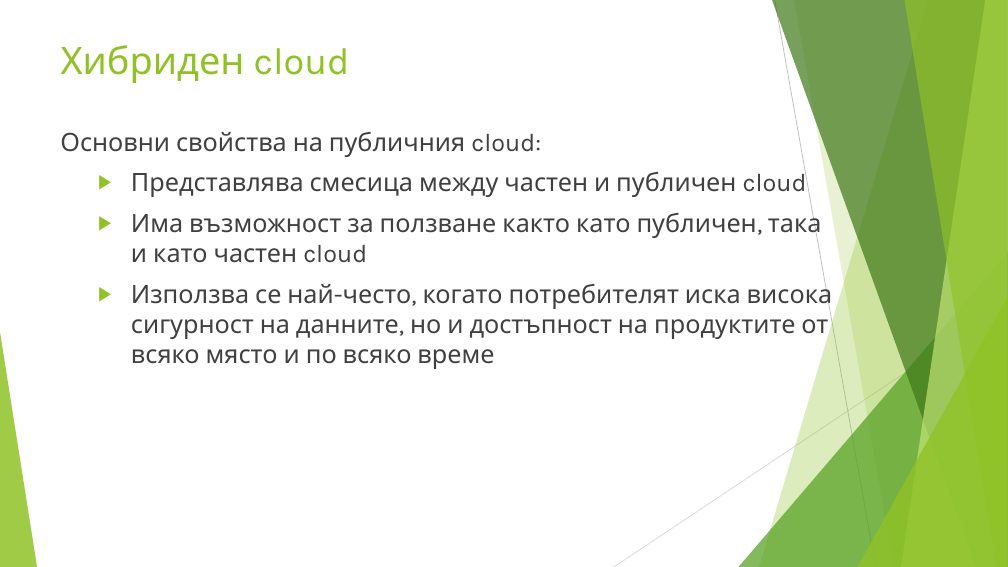
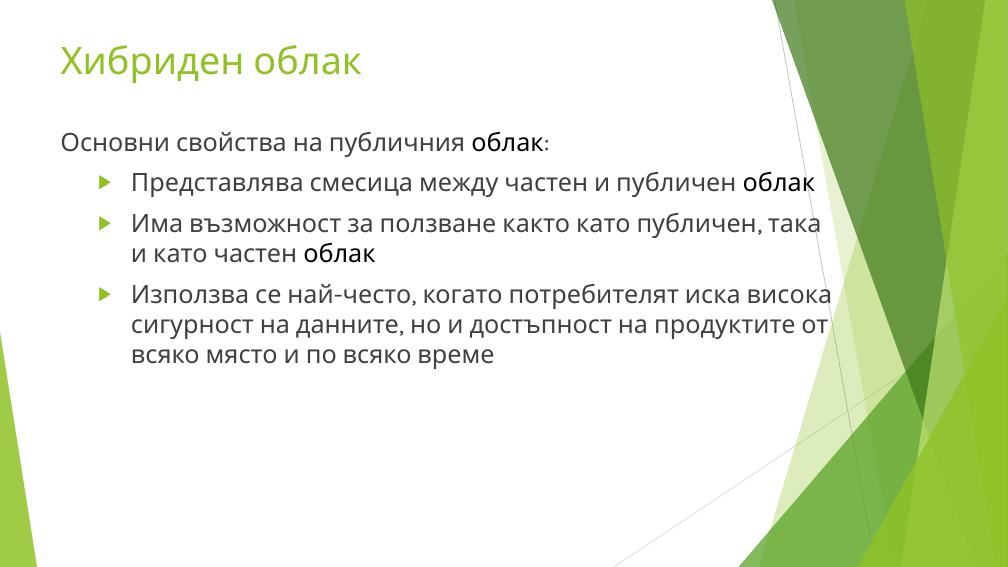
Before and after one commit to enchobelezirev/CloudComputing, a slide deck: slide 20 of CLOUD COMPUTING.pptx. Drawn at 1008x567 pixels with LibreOffice and Linux fonts; fonts in the diff are those of the drawing. Boxes give left, top, right and bottom in pixels: in the first picture for what was removed or moved away, otherwise in the second. Text is boxed around its words. In the diff, an @@ line names an element or a change of style, - is before the commit and + after.

```diff
--- a/CLOUD COMPUTING.pptx
+++ b/CLOUD COMPUTING.pptx
@@ text at <box>61,45,361,83</box>: text changed @@
-Хибриден cloud
+Хибриден облак
@@ text at <box>60,131,822,263</box>: text changed @@
-Основни свойства на публичния cloud:
-  ▶ Представлява смесица между частен и публичен cloud
-  ▶ Има възможност за ползване както като публичен, така и като частен cloud
+Основни свойства на публичния облак:
+  ▶ Представлява смесица между частен и публичен облак
+  ▶ Има възможност за ползване както като публичен, така и като частен облак
```
Also in this commit, not shown: 9 other slides changed, 5 other files.
